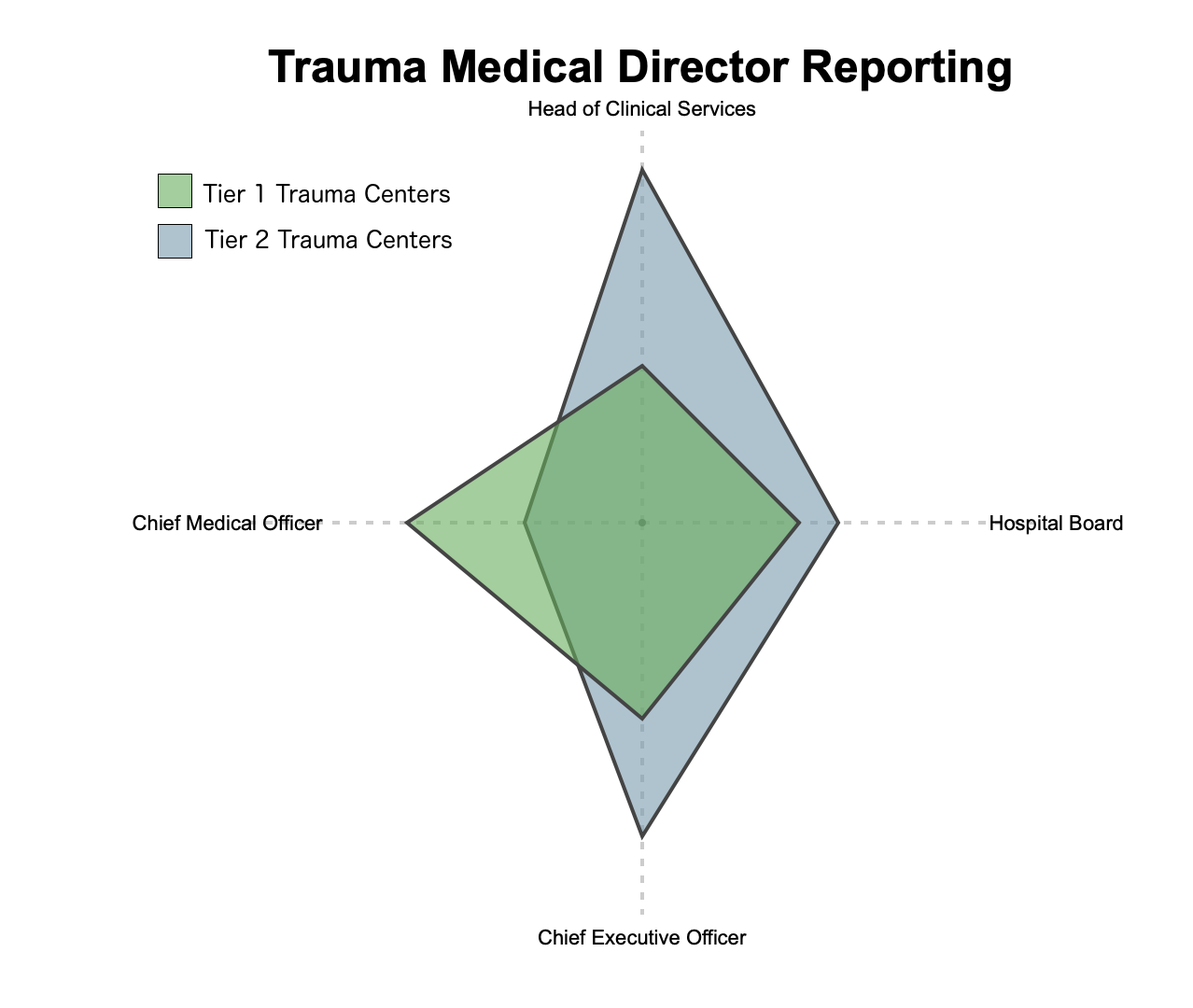
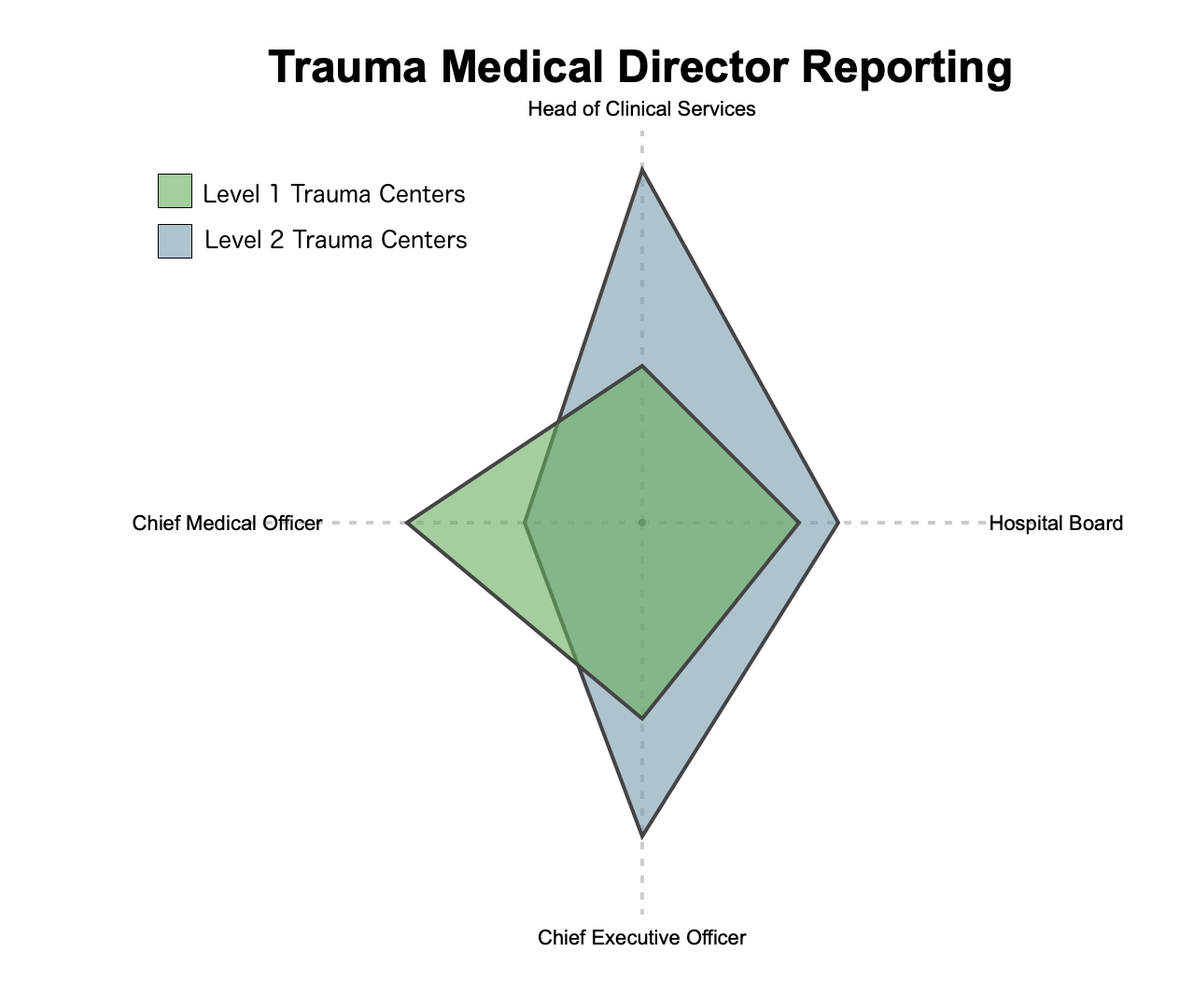
Two versions of the same layered image (1193x1008). Layer-by-layer changes:
renamed "Tier 2 Trauma Centers" to "Level 2 Trauma Centers", painted on it over [204, 229, 467, 249]
renamed "Tier 1 Trauma Centers" to "Level 1 Trauma Centers", painted on it over [202, 183, 465, 203]
